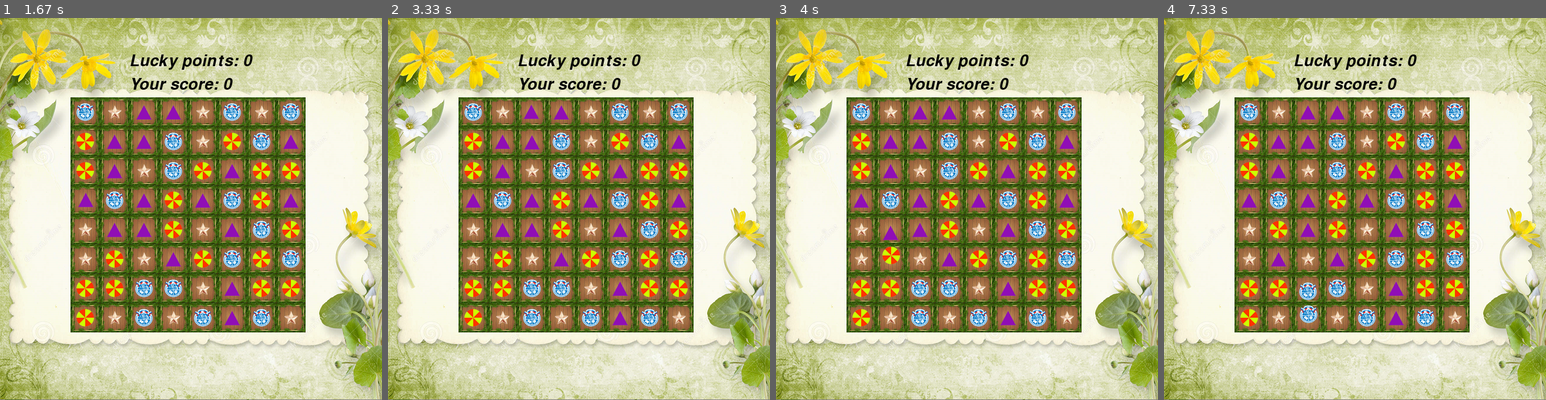
Above: before the commit, frames 1-4 (left to right).
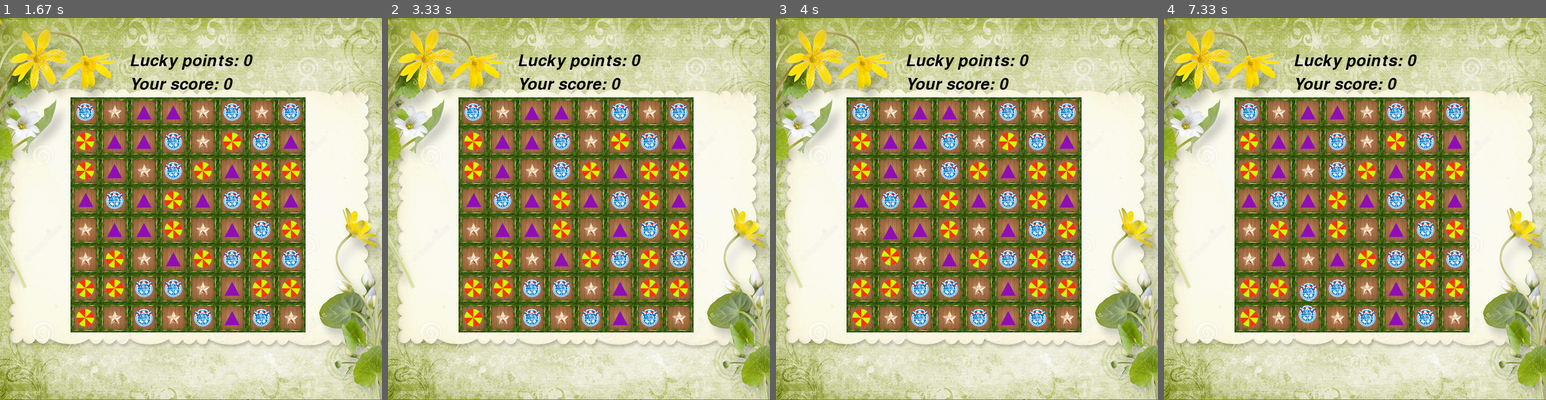
Above: after the commit, the same moments.

Repository: kbogomolov95/ProjectPyGame
Game: pygame game, started from ui.py
Two runs of this game, one before a commit and one after it. Both use one fixed random seed, a clock stepped at 60 frames per second and the inputs below.
Inputs (mouse positions are in pixels of both pictures, inside the frame that each line leads up to):
- Up to frame 1 (1.67 s): press the mouse at (191, 235) at 0.37 s; move the mouse to (145, 224) at 0.47 s; release the mouse at (99, 212) at 0.6 s; press the mouse at (191, 235) at 0.7 s; move the mouse to (129, 155) at 0.8 s; release the mouse at (64, 75) at 0.93 s; right-click (103, 258) at 1.55 s
- Up to frame 2 (3.33 s): click (533, 155) at 1.88 s; press the mouse at (533, 155) at 2.7 s; move the mouse to (525, 117) at 2.8 s; release the mouse at (517, 86) at 2.93 s
- Up to frame 3 (4 s): press the mouse at (921, 155) at 3.53 s; move the mouse to (905, 209) at 3.63 s; release the mouse at (890, 270) at 3.77 s; click (886, 224) at 3.88 s
- Up to frame 4 (7.33 s): press the mouse at (1274, 224) at 4.7 s; move the mouse to (1309, 197) at 4.8 s; release the mouse at (1339, 170) at 4.93 s; right-click (1290, 113) at 6.55 s; press the mouse at (1290, 113) at 6.87 s; move the mouse to (1293, 209) at 6.97 s; release the mouse at (1301, 308) at 7.1 s; click (1297, 293) at 7.22 s

Frame 1 is identical in both runs. In frame 2, less than 0.1% of the frame differs, in the area x 20-40%, y 22-50%; in frame 3, 0.1%; in frame 4, 0.3%, in the area x 35-41%, y 69-80%.

Commit message:
Not a chlen! Swipe animation and score and music and tryaska kak ot lomki kogda dolgo ne pil russian vodka when object crushes

Diff:
--- a/ui.py
+++ b/ui.py
@@ -111,13 +111,19 @@
     def get_coords(self, coords):
         return int((coords[0] - X0) / 50), int((coords[1] - Y0) / 50)
 
-
+#ищет координаты левого верхнего угла по координатам доски
 def get_obj_coords(x, y):
     x = X0 + x * CELL_SIZE
     y = Y0 + y * CELL_SIZE
     return x, y
 
-
+#ищет координаты доски по точке
+def get_i_j(pos):
+    i = int((pos[0] - X0) / 50)
+    j = int((pos[1] - Y0) / 50)
+    return (j, i)
+
+#генерируем мапу по матрице
 def generate_map(matrix):
     for i in range(len(matrix)):
         for j in range(len(matrix[0])):
@@ -125,7 +131,7 @@
             if matrix[i][j] != 0:
                 Object(str(matrix[i][j]), get_obj_coords(j, i))
 
-
+#обновляем мапу
 def update_map(pos1=(), pos2=(), waited=False):
     global matrix
     global all_sprites
@@ -139,8 +145,8 @@
     # pprint(matrix)
     generate_map(matrix)
 
-
-def calc(pos1, pos2):
+#считает скорость для обьекта с координатоми pos1
+def calc_mov(pos1, pos2):
     X1 = int((pos1[0] - X0) / 50)
     X2 = int((pos2[0] - X0) / 50)
     Y1 = int((pos1[1] - Y0) / 50)
@@ -150,13 +156,7 @@
     dy = -(Y1 - Y2)
     return dx * 5, dy * 5
 
-
-def get_i_j(pos):
-    i = int((pos[0] - X0) / 50)
-    j = int((pos[1] - Y0) / 50)
-    return (j, i)
-
-
+#считает является ли 1 и 2 соседями
 def neighbourhood(coord1, coord2):
     a = [(0, 1), (0, -1), (1, 0), (-1, 0)]
     for x in a:
@@ -165,20 +165,25 @@
     return False
 
 
+########ИНИЦИАЛИЗИРУЕМ##########
+
+#мутим музычку
 pygame.init()
 
 pygame.mixer.music.load('derevnya-durakov-tp-kalambur.mp3')
 pygame.mixer.music.play(111111)
 pygame.mixer.music.rewind()
 
+#здесь можно настроить размеры окна
 size_of_screen = width, height = 650, 650
 screen = pygame.display.set_mode(size_of_screen)
 fps = 30
 clock = pygame.time.Clock()
-running = True
-# screen.fill(pygame.Color('White'))
-
+
+#здесь можно настроить размеры доски
 size = (8, 8)
+
+#
 m = logic.Area(size, 4)
 m.matrix()
 matrix = m.arr
@@ -194,6 +199,7 @@
 luck_board = Score(220, 60, 'Lucky points')
 generate_map(matrix)
 
+#вводим переменные
 pos1, pos2 = None, None
 mov1, mov2 = False, False
 params = {'selected': None, 'deletion': False, 'move': False, 'waiting': False}
@@ -202,11 +208,13 @@
 screen.blit(fon, (0, 0))
 
 moving_timer = 0
-delay = 15
+delay = 0
 in_waiting = False
 
 deleting_objects = []
 
+##########ИГРОВОЙ ЦИКЛ#############
+running = True
 while running:
     for event in pygame.event.get():
         if event.type == pygame.QUIT:
@@ -214,50 +222,55 @@
 
         if event.type != pygame.MOUSEBUTTONUP:
             continue
+
         # нажатие на левую кнопку - отмена выбора
         if event.button == 3:
             pos1 = event.pos
+            #прекращаем тряску
             params['selected'] = False
             all_sprites.update(params, pos1)
-            # стираем что бы перестало подаваться
-            pos1 = None
-            pos2 = None
+            # стираем что бы обнулить выбор
+            pos1, pos2 = None, None
             continue
-        # если уже выбрали первую, то выбираем вторую фигурку
-        params['selected'] = True
+
+        #если pos1 == нан то значит выбираем 1ую фигурку, иначе вторую
         if pos1 is None:
             pos1 = event.pos
+            # при нажатии фигурка должна трястись
+            params['selected'] = True
+            #апдейтим что бы начала трястись
             all_sprites.update(params, pos1)
         else:
             pos2 = event.pos
-            params['selected'] = False
+            #если кнопка по соседству то работаем дальше
             if neighbourhood(get_i_j(pos1), get_i_j(pos2)):
                 all_sprites.update(params, pos2)
-                mov1 = calc(pos1, pos2)
-                mov2 = calc(pos2, pos1)
-                moving_timer = 20
+                mov1 = calc_mov(pos1, pos2)
+                mov2 = calc_mov(pos2, pos1)
+                moving_timer = 17
+                delay = 0
             else:
                 pos2 = None
                 params['selected'] = True
 
+    #за каждый кадр отбавляем 1 от таймеров
     if delay:
         delay -= 1
 
     if moving_timer:
         moving_timer -= 1
-    else:
-        mov1, mov2 = False, False
-
+
+    # если moving_timer == 1 то тогда останавливаем движение и обновляем карту что бы шары встали на место
     if moving_timer == 1:
         moving_timer -= 1
         update_map(get_i_j(pos1), get_i_j(pos2))
         params['waiting'] = True
-        delay = 15
-        pos1 = None
-        pos2 = None
         params['selected'] = False
-
-    elif moving_timer == 10:
+        pos1, pos2 = None, None
+        delay = 10
+
+    #если moving_timer == 6 то тогда движение останавливается и даем еще немного времени что бы потрястись
+    elif moving_timer == 6:
         mov1, mov2 = False, False
         params['selected'] = True
 
@@ -265,28 +278,41 @@
         if in_waiting:
             update_map((0, 0), (0, 0))
             in_waiting = False
+            delay = 10
         else:
             update_map(waited=True)
             in_waiting = True
-        delay = 15
-
-    #######ОТРИСОВКА#######
+            delay = 20
+
+    #######ОБНОВЛЯЕМ#######
+
+    #делаем так что бы вся последовательность тряслась
     deleting_objects = logic.new_consequences(matrix, m.size, check = True)
     last_state = params['selected']
     params['move'] = False
     params['selected'] = True
     for coords in deleting_objects:
+        #if get_obj_coords(coords[1], coords[0]) != get_obj_coords(pos1[1], pos1[0]) and get_obj_coords(coords[1], coords[0]) != get_obj_coords(pos2[1], pos2[0]):
         all_sprites.update(params, get_obj_coords(coords[1], coords[0]))
     params['selected'] = last_state
 
+    #обновляем положение первого
     params['move'] = mov1
     all_sprites.update(params, pos1)
+
+    #обновляем положение второго
+    params['move'] = mov2
+    all_sprites.update(params, pos2)
+
+    # обновляем score
+    score_board.set_score(logic.score)
+
+    ########ВСТАВЛЯЕМ ФОН И ДОСКУ#######
     screen.fill((255, 255, 255))
     screen.blit(fon, (0, 0))
-    params['move'] = mov2
-    all_sprites.update(params, pos2)
     screen.blit(board.render(), (X0, Y0))
-    score_board.set_score(logic.score)
+
+    ########РИСУЕМ#######
     score_board.draw(screen)
     luck_board.draw(screen)
     all_sprites.draw(screen)
